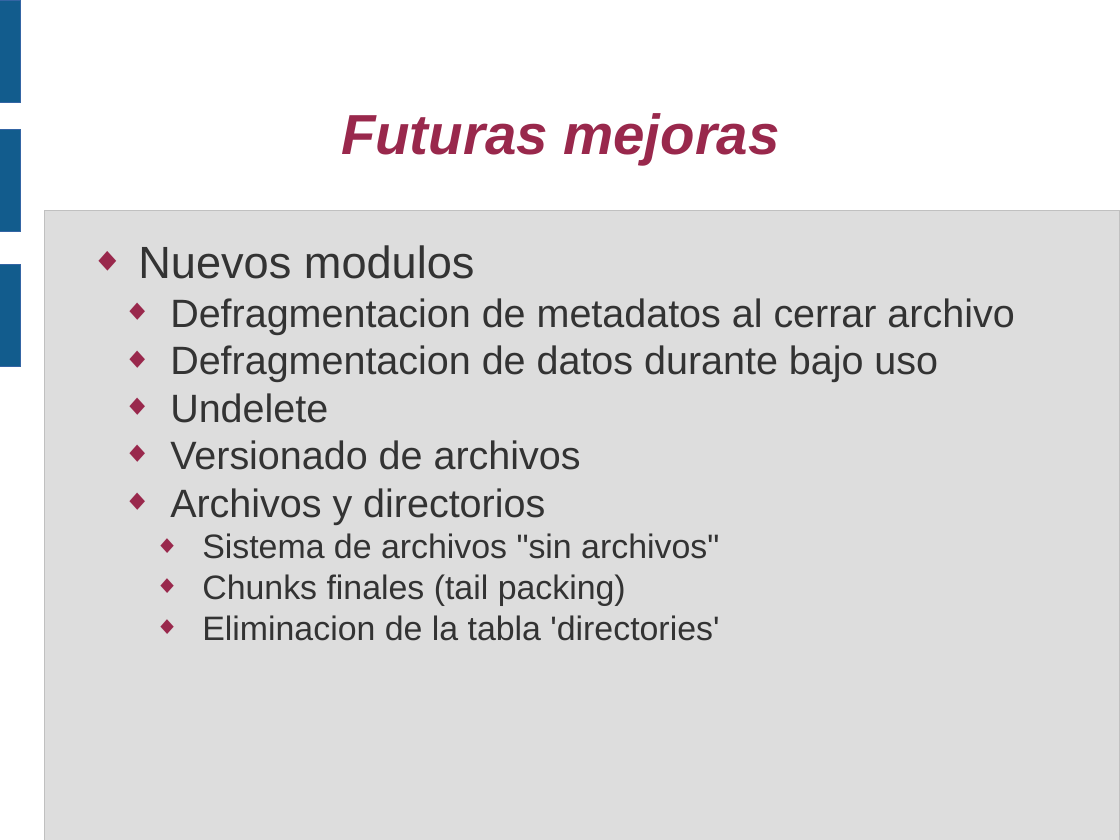
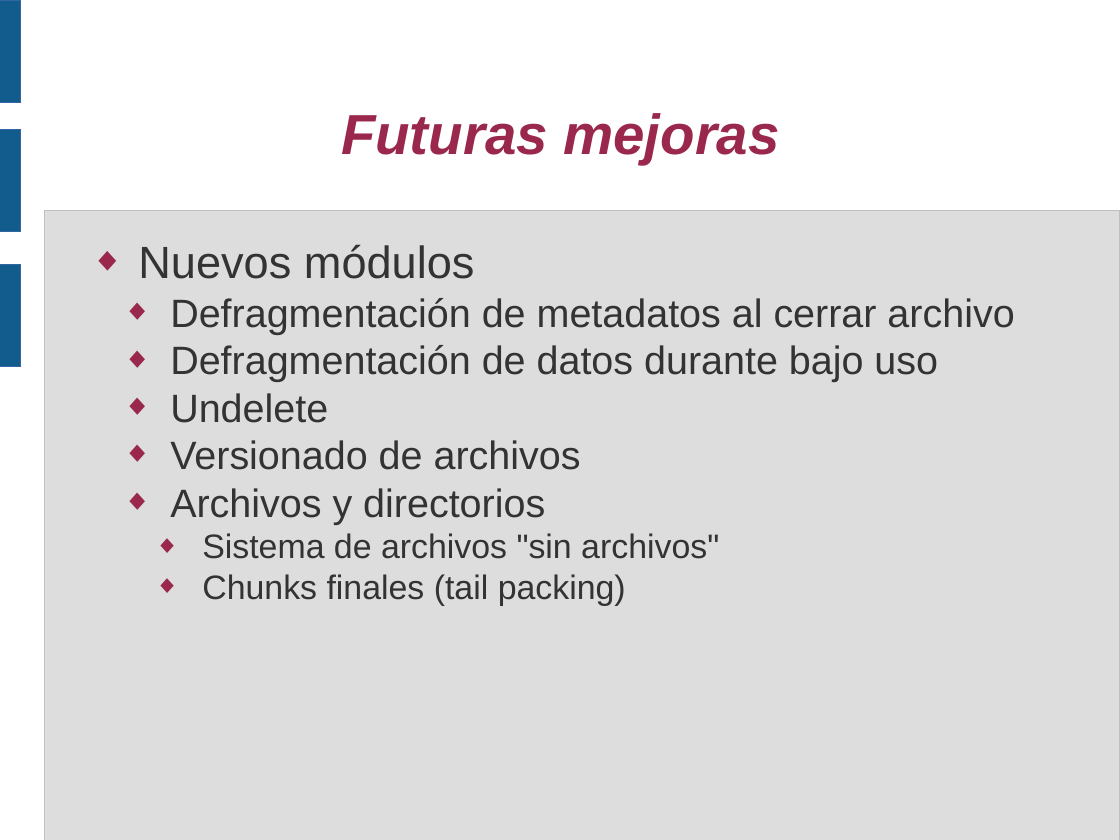
Before and after one commit to piranna/PirannaFS, a slide deck: slide 15 of doc/Presentacion V CUSL/PirannaFS.odp. Drawn at 1120x840 pixels with LibreOffice and Linux fonts; fonts in the diff are those of the drawing. Boxes give left, top, right and bottom in pixels: in the first picture for what was removed or moved away, otherwise in the second. Text is boxed around its words. In the diff, an @@ line names an element or a change of style, - is before the commit and + after.

```diff
--- a/doc/Presentacion V CUSL/PirannaFS.odp
+++ b/doc/Presentacion V CUSL/PirannaFS.odp
@@ text at box(138, 244, 1014, 382): text changed @@
-◆ Nuevos modulos
-  ◆ Defragmentacion de metadatos al cerrar archivo
-  ◆ Defragmentacion de datos durante bajo uso
+◆ Nuevos módulos
+  ◆ Defragmentación de metadatos al cerrar archivo
+  ◆ Defragmentación de datos durante bajo uso
@@ text at box(202, 615, 719, 641): paragraph removed @@
-    ◆ Eliminacion de la tabla 'directories'
```
Also in this commit, not shown: 13 other slides changed, 5 other files.
